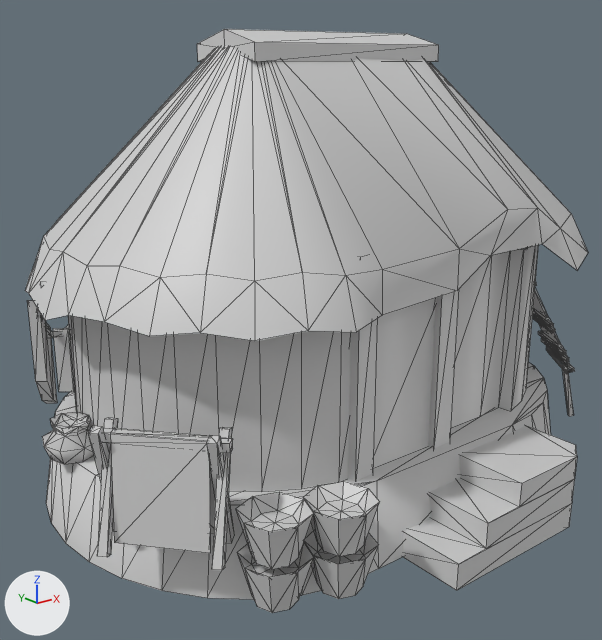
Before and after pictures for a commit that changed the COLLADA model art/meshes/structural/maya_protoclassic/house_1.dae.
One viewpoint serves both versions: a camera (50 mm lens) standing at (-10.25, -12.3, 7.11) and looking at (-0.46, -0.06, 2.21). Every picture has the same lights, and +X, +Y and +Z are marked at lower left. Mesh edges are drawn as thin lines. Where no turn or scale is listed for an object, it has been applied to the vertices.

The older version as bpy lines, for what is in view:
```python
mat_texturas_mayas__finalizadas = principled_material('texturas_mayas__finalizadas')
mat_texturas_mayas__finalizadas.base_color = (0.64, 0.64, 0.64)  # light grey #d1d1d1
me_cubo_103 = bpy.data.meshes.new('Cubo.103')
me_cubo_103.from_pydata(...)  # 1770 vertices, 3072 faces; spans x -6.0..6.4, y -5.02..4.67, z -1.19..7.26
me_cubo_103.materials.append(mat_texturas_mayas__finalizadas)  # light grey #d1d1d1
ob_house_1 = bpy.data.objects.new('house_1', me_cubo_103)
ob_house_1.location = (0.04, 0.0, 0.32)
```
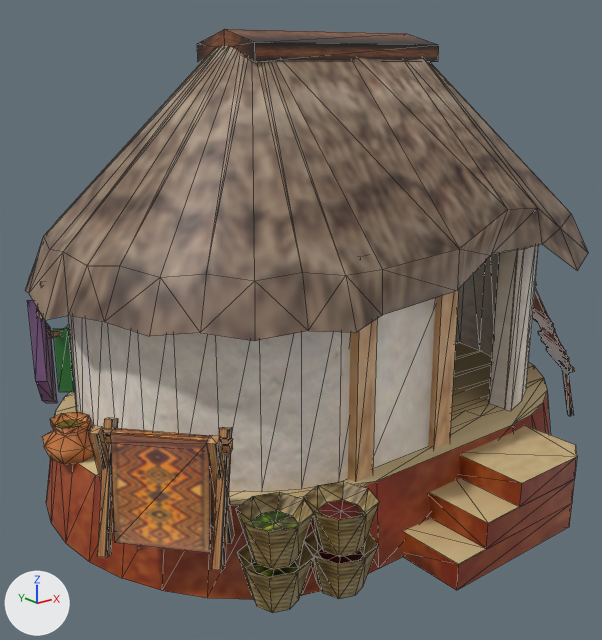
Boxes (x1, y1, x2, y2) around the edits, measured in the pictures (602 x 640 px):
'house_1', surface changed, reshaped (grey to brown)
    both: (25, 29, 588, 613)
part 1 of me_cubo_103, added
    after: (456, 247, 528, 356)
part 2 of me_cubo_103, built on
    before: (451, 249, 524, 427)
    after: (489, 249, 524, 411)

What the commit changed:
Picture 'maya_protoclassic_struct.png' (img_maya_protoclassic_struct_png) is new.
In material 'texturas_mayas__finalizadas' (mat_texturas_mayas__finalizadas), base_color is no longer (0.64, 0.64, 0.64), light grey #d1d1d1.
In material 'texturas_mayas__finalizadas' (mat_texturas_mayas__finalizadas), texture is now set to img_maya_protoclassic_struct_png.
me_cubo_103 is used by ob_house_1; location (0.04, 0.0, 0.32).
me_cubo_103 had 1770 vertices, 3072 faces and spanned x -6.0..6.4, y -5.02..4.67, z -1.19..7.26.
me_cubo_103 now has 1844 vertices, 3146 faces and spans x -6.0..6.4, y -5.02..4.67, z -1.19..7.26.
me_cubo_103 part 1: a new loose piece of 68 vertices spanning x -4.71..4.44, y -3.18..3.26, z 0.34..3.5, in mat_texturas_mayas__finalizadas (picture img_maya_protoclassic_struct_png).
Part 2, on me_cubo_103:
4 faces are deleted.
2 vertices move from x 2.06, y -2.99, z 0.34..3.5 to x 2.06, y -3.13, z 0.34..3.5.
6 vertices are added at (0.04, -2.69, 0.34), (1.42, -2.69, 0.34), (2.04, -2.77, 0.34), (2.04, -2.77, 3.5), (0.04, -2.69, 3.5), (1.42, -2.69, 3.5).
12 new faces join them.
